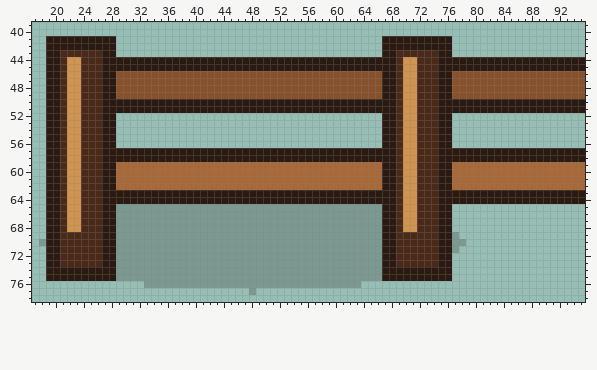
Pixel-art file -- assets/source/aseprite/objects/placeables_96/fence_end-right_96.aseprite. This is how it looked before the edit.
96x96 pixels, 1 frame. Shown: x 17..95, y 39..78.
After the commit:
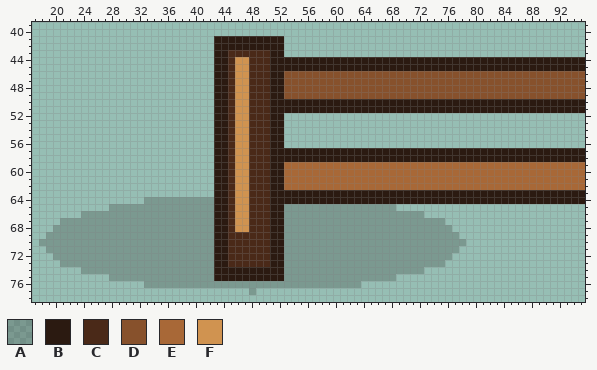
Palette (. is transparent): A #1b120d37  B #2b1a11  C #4a2918  D #87512c  E #a86837  F #d09350
Change:
Changed rows in their new state; - is an unchanged pixel.
first column x 19:
41 ..........--------------BBBBBBBBBB--------------..........
42 ..........--------------BBBBBBBBBB--------------..........
43 ..........--------------BBCCCCCCBB--------------..........
44 ........................--CFFCCC------------------BBBBBB--
45 ........................--CFFCCC------------------BBBBBB--
46 ........................BBCFFCCCBB--------------DDDDDDDDDD
47 ........................BBCFFCCCBB--------------DDDDDDDDDD
48 ........................BBCFFCCCBB--------------DDDDDDDDDD
49 ........................BBCFFCCCBB--------------DDDDDDDDDD
50 ........................--CFFCCC------------------BBBBBB--
51 ........................--CFFCCC------------------BBBBBB--
52 ..........--------------BBCFFCCCBB--------------..........
53 ..........--------------BBCFFCCCBB--------------..........
54 ..........--------------BBCFFCCCBB--------------..........
55 ..........--------------BBCFFCCCBB--------------..........
56 ..........--------------BBCFFCCCBB--------------..........
57 ........................--CFFCCC------------------BBBBBB--
58 ........................--CFFCCC------------------BBBBBB--
59 ........................BBCFFCCCBB--------------EEEEEEEEEE
60 ........................BBCFFCCCBB--------------EEEEEEEEEE
61 ........................BBCFFCCCBB--------------EEEEEEEEEE
62 ........................BBCFFCCCBB--------------EEEEEEEEEE
63 ........................--CFFCCC------------------BBBBBB--
64 ..............AAAAAAAAAA--CFFCCC------------------BBBBBB--
65 .........A--------------BBCFFCCCBB--------------AA........
66 .....AAAAA--------------BBCFFCCCBB--------------AAAAAA....
67 ..AAAAAAAA--------------BBCFFCCCBB--------------AAAAAAAAA.
68 .AAAAAAAAA--------------BBCFFCCCBB--------------AAAAAAAAAA
69 AAAAAAAAAA--------------BBCCCCCCBB--------------AAAAAAAAAA
70 AAAAAAAAAA--------------BBCCCCCCBB--------------AAAAAAAAAA
71 AAAAAAAAAA--------------BBCCCCCCBB--------------AAAAAAAAAA
72 .AAAAAAAAA--------------BBCCCCCCBB--------------AAAAAAAAAA
73 ..AAAAAAAA--------------BBCCCCCCBB--------------AAAAAAAAA.
74 .....AAAAA--------------BBBBBBBBBB--------------AAAAAA....
75 .........A--------------BBBBBBBBBB--------------AA........
Pixel boxes of the changes (left, top, right, bottom) in both pictures:
changed: (46, 36, 284, 281)
changed: (382, 36, 452, 281)
